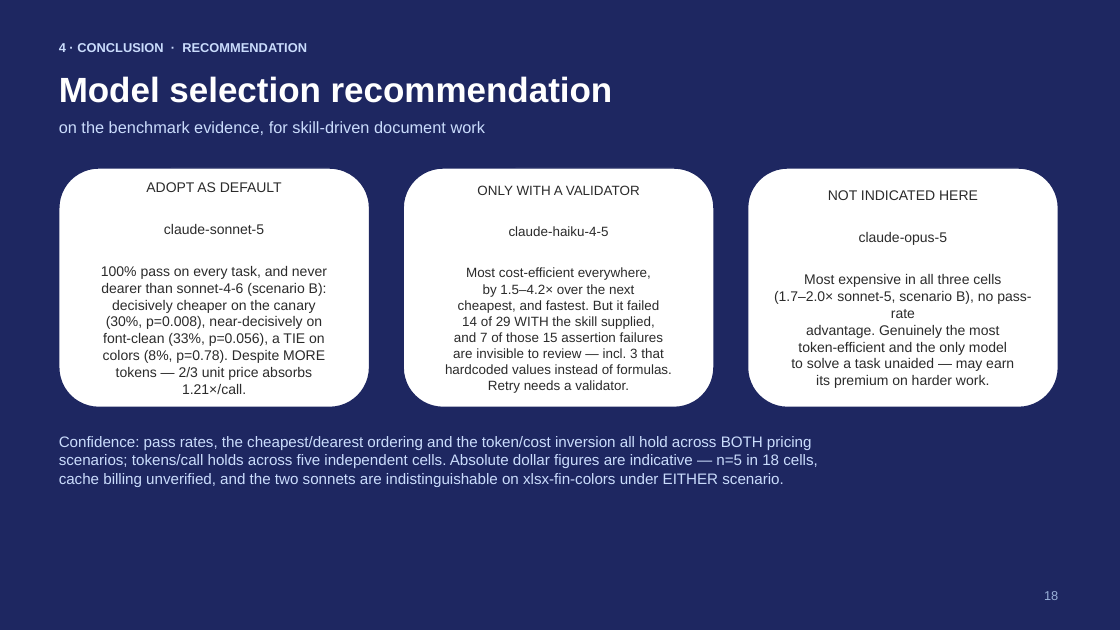
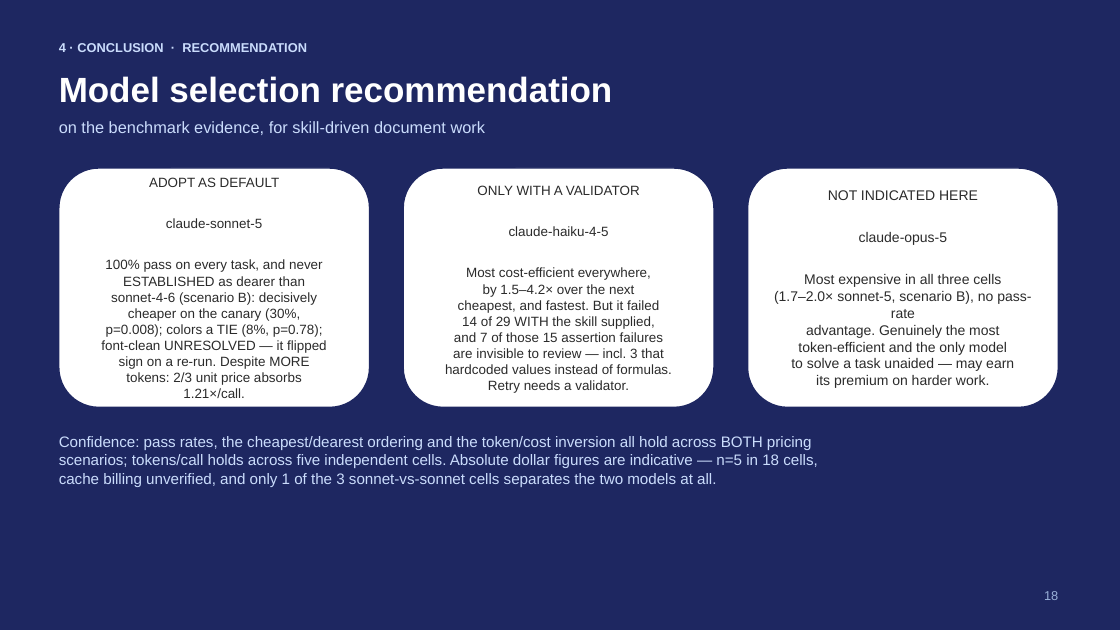
Before and after one commit to rossoctl/autobench-claudecode, a slide deck: slide 18 of results/autobench-claudecode-summary.pptx. Drawn at 1120x630 pixels with LibreOffice and Linux fonts; fonts in the diff are those of the drawing. Boxes give left, top, right and bottom in pixels: in the first picture for what was removed or moved away, otherwise in the second. Text is boxed around its words. In the diff, an @@ line names an element or a change of style, - is before the commit and + after.

```diff
--- a/results/autobench-claudecode-summary.pptx
+++ b/results/autobench-claudecode-summary.pptx
@@ text in rounded rectangle at <box>105,177,323,398</box>: size 12 to 11.5 pt in "ADOPT AS DEFAULT", "claude-sonnet-5", "100% pass on every task, and never", "1.21×/call." @@
@@ text in rounded rectangle at <box>101,276,327,385</box>: text changed; size 12 to 11.5 pt @@
-dearer than sonnet-4-6 (scenario B):
-decisively cheaper on the canary
-(30%, p=0.008), near-decisively on
-font-clean (33%, p=0.056), a TIE on
-colors (8%, p=0.78). Despite MORE
-tokens — 2/3 unit price absorbs
+ESTABLISHED as dearer than
+sonnet-4-6 (scenario B): decisively
+cheaper on the canary (30%,
+p=0.008); colors a TIE (8%, p=0.78);
+font-clean UNRESOLVED — it flipped
+sign on a re-run. Despite MORE
+tokens: 2/3 unit price absorbs
@@ text at <box>59,473,716,487</box>: text changed @@
-cache billing unverified, and the two sonnets are indistinguishable on xlsx-fin-colors under EITHER scenario.
+cache billing unverified, and only 1 of the 3 sonnet-vs-sonnet cells separates the two models at all.
```
Also in this commit, not shown: 3 other slides changed, 7 other files.
